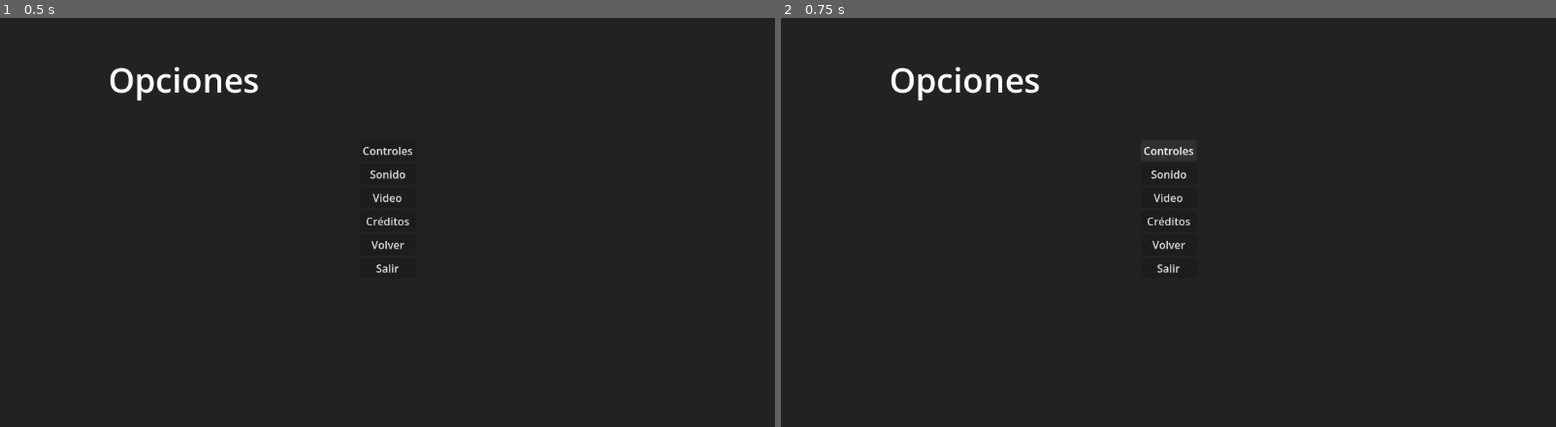
Above: before the commit, frames 1-2 (left to right).
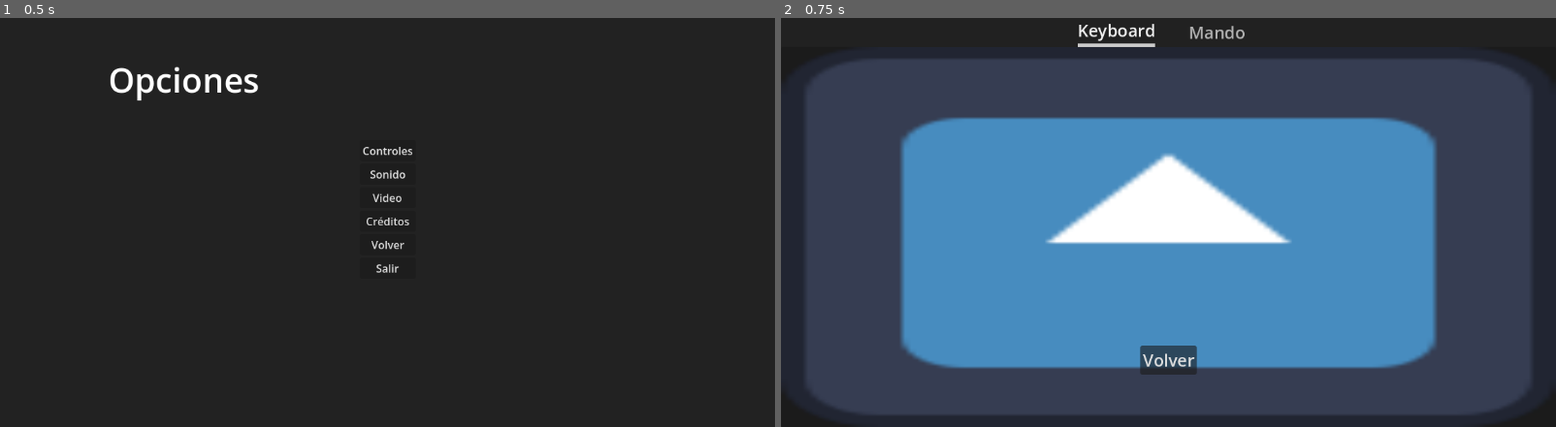
Above: after the commit, the same moments.

Repository: LaruxxDev/Rythm_game
Game: Godot game, scene res://scenes/UI/setting_menu.tscn
The game is run twice, just before and just after one commit, with the same random seed, the same clock (stepped at 60 frames per second) and the same inputs. The project has no main scene, so this scene is started directly. The engine's default icon, where the game draws it, is replaced by a stand-in: a white triangle on a blue panel in a dark square.
Inputs:
- Up to frame 1 (0.5 s): no input
- Up to frame 2 (0.75 s): click "Controles" at 0.5 s

Frame 1 is identical in both runs. In frame 2, 82% of the frame differs, in the area x 3-97%, y 1-98%.

Commit message:
menus seleccionables

Diff:
--- a/Scenes/UI/controles_menu.tscn
+++ b/Scenes/UI/controles_menu.tscn
@@ -1,5 +1,6 @@
 [gd_scene format=3 uid="uid://b1tfalpbqlrje"]
 
+[ext_resource type="Script" uid="uid://dpnn6eswj34tn" path="res://Scripts/UI/controles_menu.gd" id="1_mfd7x"]
 [ext_resource type="Texture2D" uid="uid://djkkcxkd57f61" path="res://icon.svg" id="1_uwe0x"]
 
 [sub_resource type="StyleBoxEmpty" id="StyleBoxEmpty_uwe0x"]
@@ -19,6 +20,7 @@
 anchor_bottom = 1.0
 grow_horizontal = 2
 grow_vertical = 2
+script = ExtResource("1_mfd7x")
 
 [node name="ColorRect" type="ColorRect" parent="." unique_id=532237562]
 layout_mode = 1
@@ -62,3 +64,21 @@
 [node name="MandoImage" type="TextureRect" parent="TabContainer/Mando" unique_id=760709478]
 layout_mode = 2
 texture = ExtResource("1_uwe0x")
+
+[node name="BackButton" type="Button" parent="." unique_id=960657445]
+layout_mode = 1
+anchors_preset = 7
+anchor_left = 0.5
+anchor_top = 1.0
+anchor_right = 0.5
+anchor_bottom = 1.0
+offset_left = -42.0
+offset_top = -121.03998
+offset_right = 42.0
+offset_bottom = -78.03998
+grow_horizontal = 2
+grow_vertical = 0
+theme_override_font_sizes/font_size = 25
+text = "Volver"
+
+[connection signal="pressed" from="BackButton" to="." method="_on_back_button_pressed"]
--- a/Scenes/UI/video_menu.tscn
+++ b/Scenes/UI/video_menu.tscn
@@ -1,4 +1,6 @@
 [gd_scene format=3 uid="uid://dovoymn2mu03g"]
+
+[ext_resource type="Script" uid="uid://c8uw8gqeyk2em" path="res://Scripts/UI/video_menu.gd" id="1_s2vx6"]
 
 [node name="VideoMenu" type="Control" unique_id=663334806]
 layout_mode = 3
@@ -7,6 +9,7 @@
 anchor_bottom = 1.0
 grow_horizontal = 2
 grow_vertical = 2
+script = ExtResource("1_s2vx6")
 
 [node name="ColorRect" type="ColorRect" parent="." unique_id=529383523]
 layout_mode = 1
@@ -59,3 +62,20 @@
 popup/item_1/id = 1
 popup/item_2/text = "2560 x 1440"
 popup/item_2/id = 2
+
+[node name="BackButton" type="Button" parent="." unique_id=1646577669]
+layout_mode = 1
+anchors_preset = 7
+anchor_left = 0.5
+anchor_top = 1.0
+anchor_right = 0.5
+anchor_bottom = 1.0
+offset_left = -28.5
+offset_top = -121.03998
+offset_right = 28.5
+offset_bottom = -90.03998
+grow_horizontal = 2
+grow_vertical = 0
+text = "Volver"
+
+[connection signal="pressed" from="BackButton" to="." method="_on_back_button_pressed"]
--- /dev/null
+++ b/Scripts/UI/controles_menu.gd
@@ -0,0 +1,5 @@
+extends Control
+
+
+func _on_back_button_pressed() -> void:
+	visible = false
--- a/Scripts/UI/creditos.gd
+++ /dev/null
@@ -1,11 +0,0 @@
-extends Control
-
-@onready var credits: RichTextLabel = $RichTextLabel
-
-var speed : float = 60.0
-
-func _ready() -> void:
-	await get_tree().create_timer(2).timeout
-
-func _process(delta):
-	credits.position.y -= speed * delta
--- /dev/null
+++ b/Scripts/UI/sound_menu.gd
@@ -0,0 +1,11 @@
+extends Control
+
+@onready var back_button: Button = $BackButton
+
+func _ready() -> void:
+	#if Input.get_connected_joypads().size() > 0:
+	#	back_button.visible = false
+	pass
+
+func _on_back_button_pressed() -> void:
+	self.visible = false
--- /dev/null
+++ b/Scripts/UI/video_menu.gd
@@ -0,0 +1,7 @@
+extends Control
+
+
+
+
+func _on_back_button_pressed() -> void:
+	visible = false
--- a/project.godot
+++ b/project.godot
@@ -17,6 +17,10 @@
 [autoload]
 
 Signalbus="*uid://cnbdqvb1wm645"
+
+[display]
+
+window/stretch/scale_mode="integer"
 
 [input]
 
--- a/scenes/UI/setting_menu.tscn
+++ b/scenes/UI/setting_menu.tscn
@@ -1,7 +1,9 @@
 [gd_scene format=3 uid="uid://b4asuqww6hihh"]
 
-[ext_resource type="Script" uid="uid://4gtl0f7q2172" path="res://scripts/UI/setting_menu.gd" id="1_4tahm"]
-[ext_resource type="PackedScene" uid="uid://d0u5oogqwi0wl" path="res://scenes/UI/sound_menu.tscn" id="2_8833a"]
+[ext_resource type="Script" uid="uid://4gtl0f7q2172" path="res://Scripts/UI/setting_menu.gd" id="1_4tahm"]
+[ext_resource type="PackedScene" uid="uid://b1tfalpbqlrje" path="res://Scenes/UI/controles_menu.tscn" id="3_ic6bc"]
+[ext_resource type="PackedScene" uid="uid://dovoymn2mu03g" path="res://Scenes/UI/video_menu.tscn" id="4_3pxrf"]
+[ext_resource type="PackedScene" uid="uid://d0u5oogqwi0wl" path="res://Scenes/UI/sound_menu.tscn" id="6_yfshn"]
 
 [node name="SettingMenu" type="Control" unique_id=796581230]
 layout_mode = 3
@@ -72,6 +74,21 @@
 layout_mode = 2
 text = "Salir"
 
-[node name="SoundMenu" parent="." unique_id=391373449 instance=ExtResource("2_8833a")]
+[node name="SoundMenu" parent="." unique_id=391373449 instance=ExtResource("6_yfshn")]
 visible = false
 layout_mode = 1
+
+[node name="VideoMenu" parent="." unique_id=663334806 instance=ExtResource("4_3pxrf")]
+visible = false
+layout_mode = 1
+
+[node name="ControlesMenu" parent="." unique_id=1641072976 instance=ExtResource("3_ic6bc")]
+visible = false
+layout_mode = 1
+
+[connection signal="pressed" from="VBoxContainer/ControlsButton" to="." method="_on_controls_button_pressed"]
+[connection signal="pressed" from="VBoxContainer/SoundButton" to="." method="_on_sound_button_pressed"]
+[connection signal="pressed" from="VBoxContainer/VideoButton" to="." method="_on_video_button_pressed"]
+[connection signal="pressed" from="VBoxContainer/CreditsButton" to="." method="_on_credits_button_pressed"]
+[connection signal="pressed" from="VBoxContainer/ResumeButton" to="." method="_on_resume_button_pressed"]
+[connection signal="pressed" from="VBoxContainer/ExitButton" to="." method="_on_exit_button_pressed"]
--- a/scenes/UI/sound_menu.tscn
+++ b/scenes/UI/sound_menu.tscn
@@ -1,4 +1,6 @@
 [gd_scene format=3 uid="uid://d0u5oogqwi0wl"]
+
+[ext_resource type="Script" uid="uid://bgom3v82ioyim" path="res://Scripts/UI/sound_menu.gd" id="1_iehck"]
 
 [sub_resource type="StyleBoxFlat" id="StyleBoxFlat_fttt8"]
 content_margin_left = 100.0
@@ -15,6 +17,7 @@
 anchor_bottom = 1.0
 grow_horizontal = 2
 grow_vertical = 2
+script = ExtResource("1_iehck")
 
 [node name="ColorRect" type="ColorRect" parent="." unique_id=532671544]
 layout_mode = 1
@@ -76,3 +79,21 @@
 layout_mode = 2
 theme_override_styles/slider = SubResource("StyleBoxFlat_fttt8")
 value = 100.0
+
+[node name="BackButton" type="Button" parent="." unique_id=1663138877]
+layout_mode = 1
+anchors_preset = 7
+anchor_left = 0.5
+anchor_top = 1.0
+anchor_right = 0.5
+anchor_bottom = 1.0
+offset_left = -4.0
+offset_top = -98.0
+offset_right = 4.0
+offset_bottom = -90.0
+grow_horizontal = 2
+grow_vertical = 0
+theme_override_font_sizes/font_size = 25
+text = "Volver"
+
+[connection signal="pressed" from="BackButton" to="." method="_on_back_button_pressed"]
--- a/scripts/UI/setting_menu.gd
+++ b/scripts/UI/setting_menu.gd
@@ -1 +1,27 @@
 extends Control
+
+@export var mainScene: PackedScene
+
+@onready var sound_menu: Control = $SoundMenu
+@onready var controles_menu: Control = $ControlesMenu
+@onready var video_menu: Control = $VideoMenu
+
+func _on_controls_button_pressed() -> void:
+	controles_menu.visible = true
+
+func _on_sound_button_pressed() -> void:
+	sound_menu.visible = true
+
+
+func _on_video_button_pressed() -> void:
+	video_menu.visible = true
+
+func _on_credits_button_pressed() -> void:
+	pass
+
+func _on_resume_button_pressed() -> void:
+	self.visible = false
+
+
+func _on_exit_button_pressed() -> void:
+	self.visible = false
Not shown, added: Scripts/UI/controles_menu.gd.uid
Not shown, removed: Scripts/UI/creditos.gd.uid
Not shown, added: Scripts/UI/sound_menu.gd.uid
Not shown, added: Scripts/UI/video_menu.gd.uid
